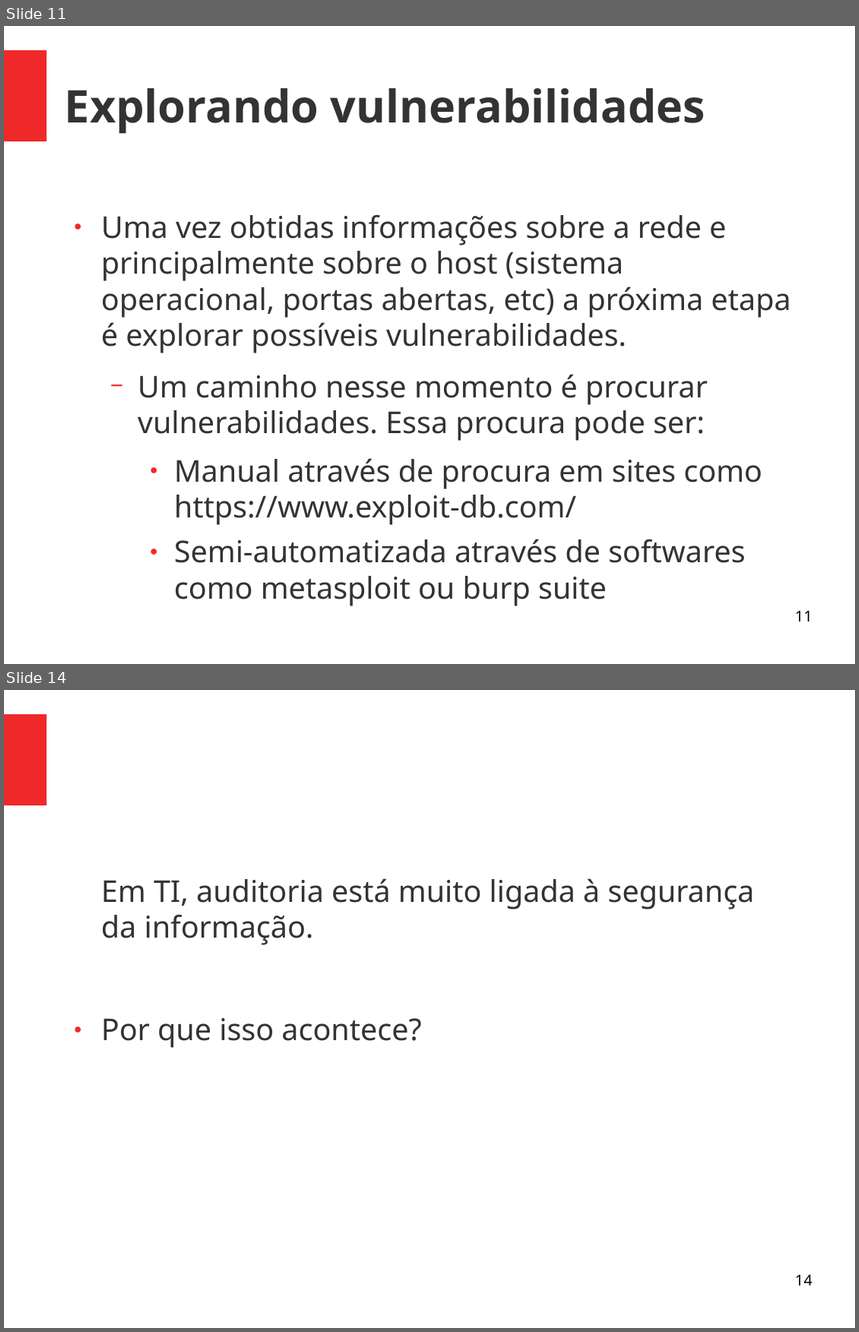
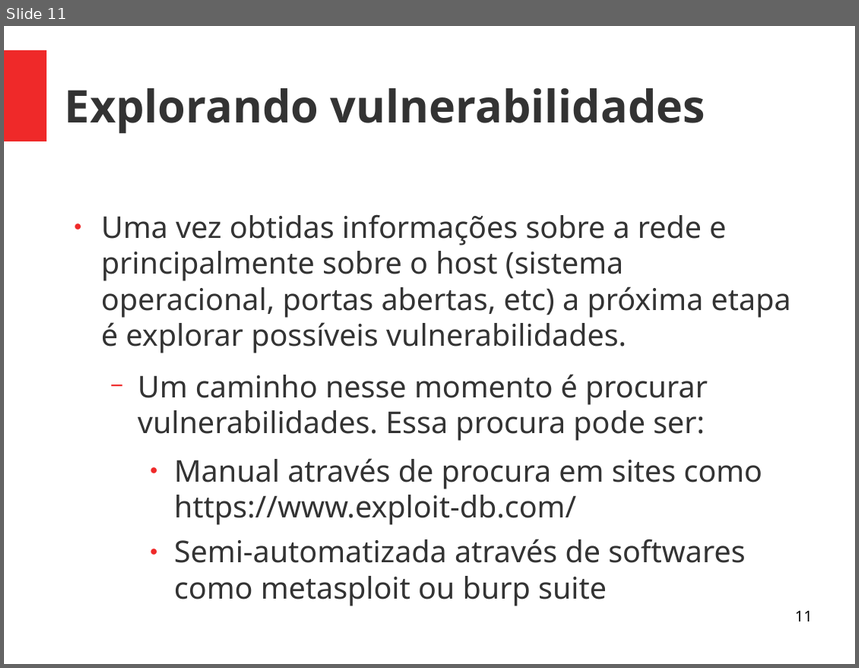
Before and after one commit to viniciusalveshax/aulas, a slide deck: adm-seg-redes/14-pentest2/14-pentest2.odp. Shown one above the other, each under a label of ours: slides 11 and 14 before the commit, slide 11 after it; the slides between them are not shown. The pictures are 859x1332 and 859x668 pixels, drawn with LibreOffice and Linux fonts; fonts in the diff are those of the drawing. Boxes give left, top, right and bottom in pixels: in the first picture for what was removed or moved away, otherwise in the second. Text is boxed around its words. In the diff, an @@ line names an element or a change of style, - is before the commit and + after.

```diff
--- a/adm-seg-redes/14-pentest2/14-pentest2.odp
+++ b/adm-seg-redes/14-pentest2/14-pentest2.odp
@@ slide 14 removed at <box>4,690,855,1328</box>, background #FFFFFF; not listed: 1 template element that a slide beside it also shows @@
@@ text removed at <box>101,878,755,1048</box> @@
-Em TI, auditoria está muito ligada à segurança da informação.
-● Por que isso acontece?
@@ page number removed at <box>795,1274,813,1286</box> @@
-14
```
Also in this commit, not shown: 2 slides changed, 10 other slides removed, 1 other file.
